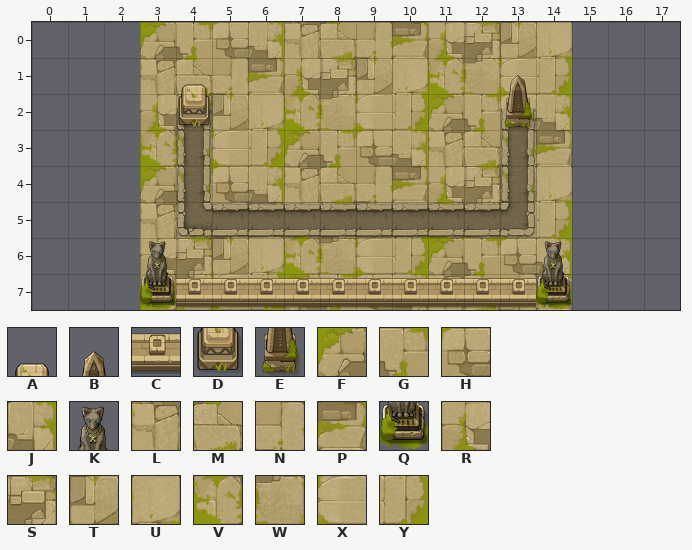
Tiled map: assets/resources/map/level_1.tmx. The picture above is the old version.
Cells are 80x80 px. Shown: x 0..17, y 0..7. The old version is drawn lined up with the new one.
Key: from "huangye": A 3, B 4, C 6, D 8, E 9, F 11, G 12, H 13, J 14, K 15, L 16, M 17, N 18, P 19, Q 20, R 21, S 22, T 23, U 24, V 26, W 27, X 28, Y 29.
_ is an empty cell.
Layers that did not change in this view are not listed.
Layer "background" before, first column x 0:
0 ___FGHJLMNPRSTU___
1 ___LMNPRSTUVWXY___
2 ___RSTUVWXYFGHJ___
3 ___VWXYFGHJLMNP___
4 ___FGHJLMNPRSTU___
5 ___LMNPRSTUVWXY___
6 ___RSTUVWXYFGHJ___
7 ___VWXYFGHJLMNP___
Layer "object" before, first column x 0:
0 __________________
1 ____A________B____
2 ____D________E____
3 __________________
4 __________________
5 __________________
6 ___K__________K___
7 ___QCCCCCCCCCCQ___
After:
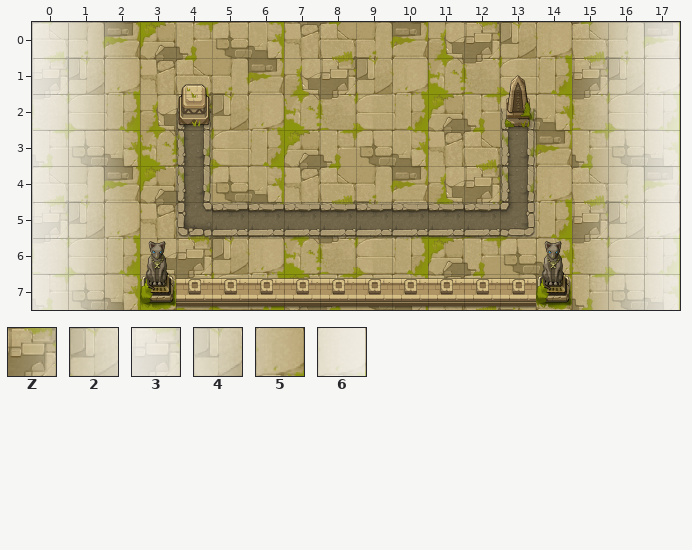
Further tiles: from "huangye": Z 33, 2 34, 3 35, 4 36, 5 37, 6 38.
See-through tiles are keyed as they look on the map.
Edits made:
map size 12x8 -> 18x8 cells (old content now starts at 3,0; both pictures use the new coordinates)
Layer "background":
y 0: x 0..2 ___ -> MNP; x 15..17 ___ -> MNP
y 1: x 0..2 ___ -> STU; x 15..17 ___ -> STU
y 2: x 0..2 ___ -> WXY; x 15..17 ___ -> WXY
y 3: x 0..2 ___ -> GHJ; x 15..17 ___ -> GHJ
y 4: x 0..2 ___ -> MNP; x 15..17 ___ -> MNP
y 5: x 0..2 ___ -> STU; x 15..17 ___ -> STU
y 6: x 0..2 ___ -> WXY; x 15..17 ___ -> WXY
y 7: x 0..2 ___ -> GHJ; x 15..17 ___ -> GHJ
Layer "object":
y 0..7: x 0..2 ___ -> 345; x 15..17 ___ -> Z26
Where, in picture pixels (left, top, right, bottom), the same in both pictures:
added: (32, 22, 140, 310)
added: (572, 22, 680, 310)
